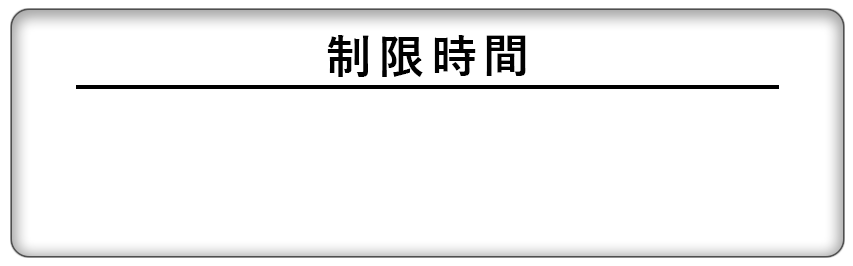
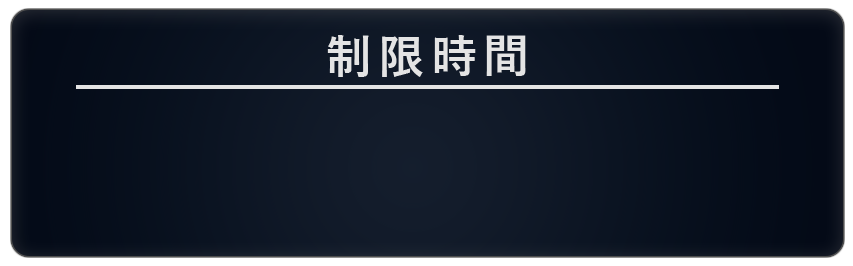
Before/after of a (853, 266) layered artwork. What changed in the layer stack:
added group "グループ 1" with 2 layers above "長方形 1 のコピー" over 76, 35, 779, 89
moved "制限時間" into group "グループ 1" over 327, 35, 526, 77
moved "シェイプ 1" into group "グループ 1" over 76, 85, 779, 89
